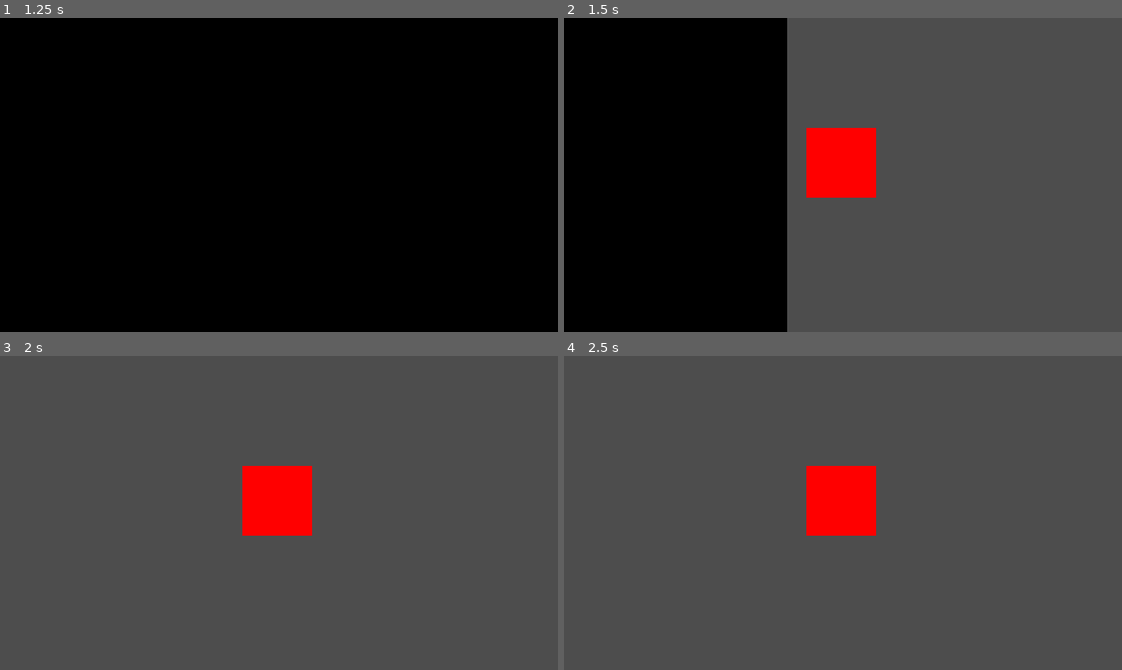
Above: before the commit, frames 1-4 (two rows, left to right).
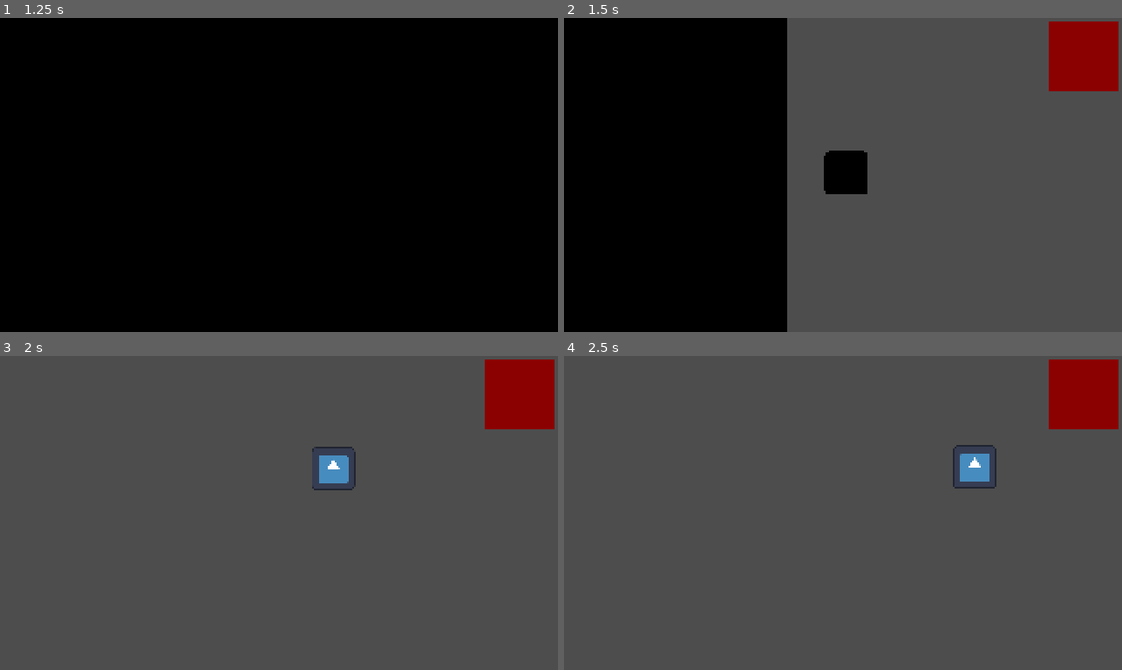
Above: after the commit, the same moments.

Repository: vitorascorrea/gmtk-jam-2024
Game: Godot game, scene res://screens/start_screen.tscn
The game is run twice, just before and just after one commit, with the same random seed, the same clock (stepped at 60 frames per second) and the same inputs. The engine's default icon, where the game draws it, is replaced by a stand-in: a white triangle on a blue panel in a dark square.
Inputs:
- Up to frame 1 (1.25 s): click "Start" at 0.5 s
- Up to frame 2 (1.5 s): tap Enter at 1.25 s; hold Right (ui_right) from 1.28 s (still down); tap Up (ui_up) at 1.35 s
- Up to frame 3 (2 s): keep holding Right (ui_right); tap Up (ui_up) at 1.52, 1.82 s
- Up to frame 4 (2.5 s): keep holding Right (ui_right); tap Up (ui_up) at 2.1, 2.27 s

Frame 1 is identical in both runs. In frame 2, 5.6% of the frame differs, in the area x 43-100%, y 1-58%; in frame 3, 6.1%; in frame 4, 6.2%.

Commit message:
Add platformer with state machine example

Diff:
--- a/dummy_scene.tscn
+++ b/dummy_scene.tscn
@@ -1,7 +1,11 @@
-[gd_scene load_steps=3 format=3 uid="uid://dbjbvg5qkdwa3"]
+[gd_scene load_steps=5 format=3 uid="uid://dbjbvg5qkdwa3"]
 
 [ext_resource type="PackedScene" uid="uid://dlbme2uvym6ce" path="res://screens/pause_menu.tscn" id="1_5eebt"]
 [ext_resource type="PackedScene" uid="uid://dd1ow35lkxmgb" path="res://entities/state_machine_example/state_machine_example.tscn" id="2_6vqfn"]
+[ext_resource type="PackedScene" uid="uid://cvxirxbkcx8lk" path="res://entities/platformer_hero_example/platformer_hero_example.tscn" id="3_d5efm"]
+
+[sub_resource type="RectangleShape2D" id="RectangleShape2D_b3pvx"]
+size = Vector2(381, 20)
 
 [node name="DummyScene" type="Node2D"]
 
@@ -11,3 +15,13 @@
 offset_bottom = 180.0
 
 [node name="StateMachineExample" parent="." instance=ExtResource("2_6vqfn")]
+position = Vector2(298, 22)
+
+[node name="PlatformerHeroExample" parent="." instance=ExtResource("3_d5efm")]
+position = Vector2(162, 89)
+
+[node name="Floor" type="StaticBody2D" parent="."]
+
+[node name="CollisionShape2D" type="CollisionShape2D" parent="Floor"]
+position = Vector2(162, 126)
+shape = SubResource("RectangleShape2D_b3pvx")
--- /dev/null
+++ b/entities/platformer_hero_example/idle.gd
@@ -0,0 +1,23 @@
+class_name Idle extends State
+
+@export var character: CharacterBody2D
+@export var walking_state: State
+@export var jumping_state: State
+
+
+func enter():
+	character.modulate = Color.BLACK
+
+
+func exit():
+	character.modulate = Color.WHITE
+
+
+func physics_update(delta: float):
+	if Input.is_action_just_pressed("ui_up"):
+		transitioned.emit(jumping_state)
+		return
+
+	var direction := Input.get_axis("ui_left", "ui_right")
+	if direction:
+		transitioned.emit(walking_state)
--- /dev/null
+++ b/entities/platformer_hero_example/jumping.gd
@@ -0,0 +1,46 @@
+class_name Jumping extends State
+
+@export var character: CharacterBody2D
+@export var idle_state: Idle
+
+var speed = 100
+var previous_velocity: Vector2 = Vector2.ZERO
+var gravity: int = 250
+var jump_velocity: int = -250
+var buffered_input_threshold: int = 100
+var buffered_input: bool = false
+
+
+func enter():
+	previous_velocity = Vector2.ZERO
+	character.velocity.y = jump_velocity
+	character.move_and_slide()
+
+
+func physics_update(delta: float):
+	if character.is_on_floor():
+		if buffered_input:
+			character.velocity.y = jump_velocity
+			buffered_input = false
+		else:
+			transitioned.emit(idle_state)
+			return
+
+	if not buffered_input and Input.is_action_just_pressed("ui_up") and character.velocity.y > buffered_input_threshold:
+		buffered_input = true
+
+	var direction := Input.get_axis("ui_left", "ui_right")
+
+	if direction:
+		character.velocity.x = direction * speed
+	else:
+		character.velocity.x = move_toward(character.velocity.x, 0, speed)
+
+	if Input.is_action_just_released("ui_up"):
+		character.velocity.y *= 0.4
+
+	character.velocity.y += gravity * delta
+	character.velocity.x = lerp(previous_velocity.x, character.velocity.x, 0.1)
+
+	previous_velocity = character.velocity
+	character.move_and_slide()
--- /dev/null
+++ b/entities/platformer_hero_example/platformer_hero_example.tscn
@@ -0,0 +1,40 @@
+[gd_scene load_steps=7 format=3 uid="uid://cvxirxbkcx8lk"]
+
+[ext_resource type="Texture2D" uid="uid://g6hoatrrdpg6" path="res://icon.svg" id="1_f5356"]
+[ext_resource type="Script" path="res://helpers/state_machine.gd" id="2_i6sb8"]
+[ext_resource type="Script" path="res://entities/platformer_hero_example/idle.gd" id="3_4y3pu"]
+[ext_resource type="Script" path="res://entities/platformer_hero_example/walking.gd" id="4_htbtn"]
+[ext_resource type="Script" path="res://entities/platformer_hero_example/jumping.gd" id="5_u7kv5"]
+
+[sub_resource type="RectangleShape2D" id="RectangleShape2D_pqewd"]
+
+[node name="PlatformerHeroExample" type="CharacterBody2D"]
+
+[node name="Icon" type="Sprite2D" parent="."]
+position = Vector2(0, -7.62939e-06)
+scale = Vector2(0.195312, 0.195312)
+texture = ExtResource("1_f5356")
+
+[node name="CollisionShape2D" type="CollisionShape2D" parent="."]
+shape = SubResource("RectangleShape2D_pqewd")
+
+[node name="StateMachine" type="Node" parent="." node_paths=PackedStringArray("starting_state")]
+script = ExtResource("2_i6sb8")
+starting_state = NodePath("Idle")
+
+[node name="Idle" type="Node" parent="StateMachine" node_paths=PackedStringArray("character", "walking_state", "jumping_state")]
+script = ExtResource("3_4y3pu")
+character = NodePath("../..")
+walking_state = NodePath("../Walking")
+jumping_state = NodePath("../Jumping")
+
+[node name="Walking" type="Node" parent="StateMachine" node_paths=PackedStringArray("character", "idle_state", "jumping_state")]
+script = ExtResource("4_htbtn")
+character = NodePath("../..")
+idle_state = NodePath("../Idle")
+jumping_state = NodePath("../Jumping")
+
+[node name="Jumping" type="Node" parent="StateMachine" node_paths=PackedStringArray("character", "idle_state")]
+script = ExtResource("5_u7kv5")
+character = NodePath("../..")
+idle_state = NodePath("../Idle")
--- /dev/null
+++ b/entities/platformer_hero_example/walking.gd
@@ -0,0 +1,22 @@
+class_name Walking extends State
+
+@export var character: CharacterBody2D
+@export var idle_state: Idle
+@export var jumping_state: Jumping
+
+var speed = 100
+
+
+func physics_update(delta: float):
+	if Input.is_action_just_pressed("ui_up"):
+		transitioned.emit(jumping_state)
+		return
+
+	var direction := Input.get_axis("ui_left", "ui_right")
+
+	if direction:
+		character.velocity.x = direction * speed
+	else:
+		transitioned.emit(idle_state)
+
+	character.move_and_slide()
--- a/entities/state_machine_example/red_state.gd
+++ b/entities/state_machine_example/red_state.gd
@@ -5,7 +5,7 @@
 
 
 func enter():
-	color_rect.color = Color.RED
+	color_rect.color = Color.DARK_RED
 
 
 func update(delta: float) -> void:
--- a/entities/state_machine_example/state_machine_example.tscn
+++ b/entities/state_machine_example/state_machine_example.tscn
@@ -7,10 +7,17 @@
 [node name="StateMachineExample" type="Node2D"]
 
 [node name="ColorRect" type="ColorRect" parent="."]
-offset_left = 139.0
-offset_top = 63.0
-offset_right = 179.0
-offset_bottom = 103.0
+anchors_preset = 8
+anchor_left = 0.5
+anchor_top = 0.5
+anchor_right = 0.5
+anchor_bottom = 0.5
+offset_left = -20.0
+offset_top = -20.0
+offset_right = 20.0
+offset_bottom = 20.0
+grow_horizontal = 2
+grow_vertical = 2
 
 [node name="StateMachine" type="Node" parent="ColorRect" node_paths=PackedStringArray("starting_state")]
 script = ExtResource("1_qvtgj")
